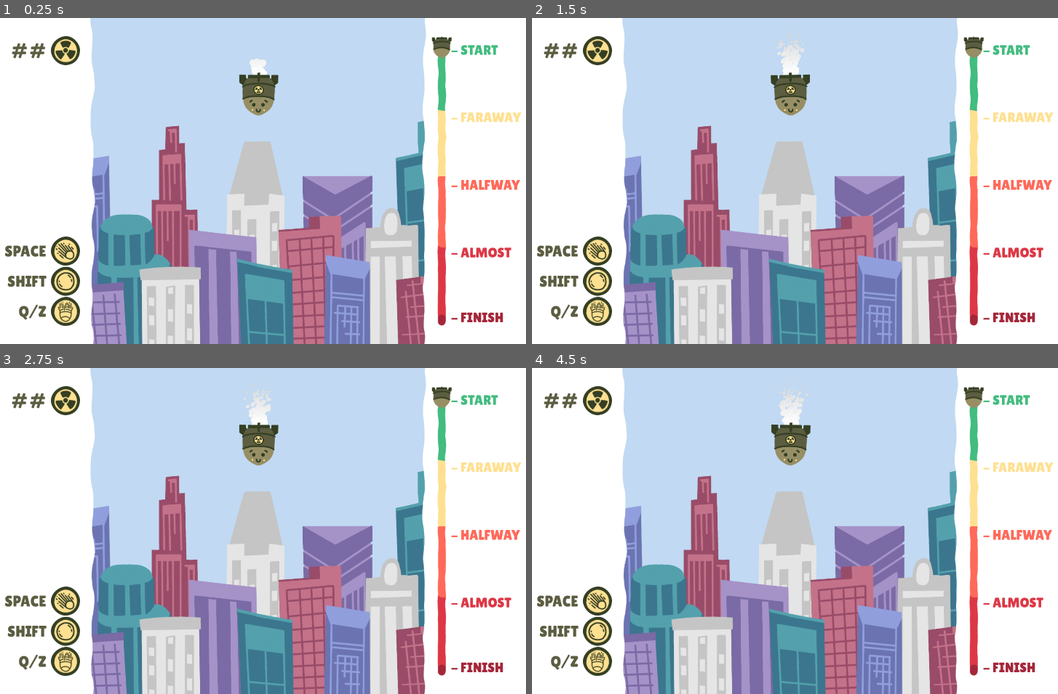
Above: before the commit, frames 1-4 (two rows, left to right).
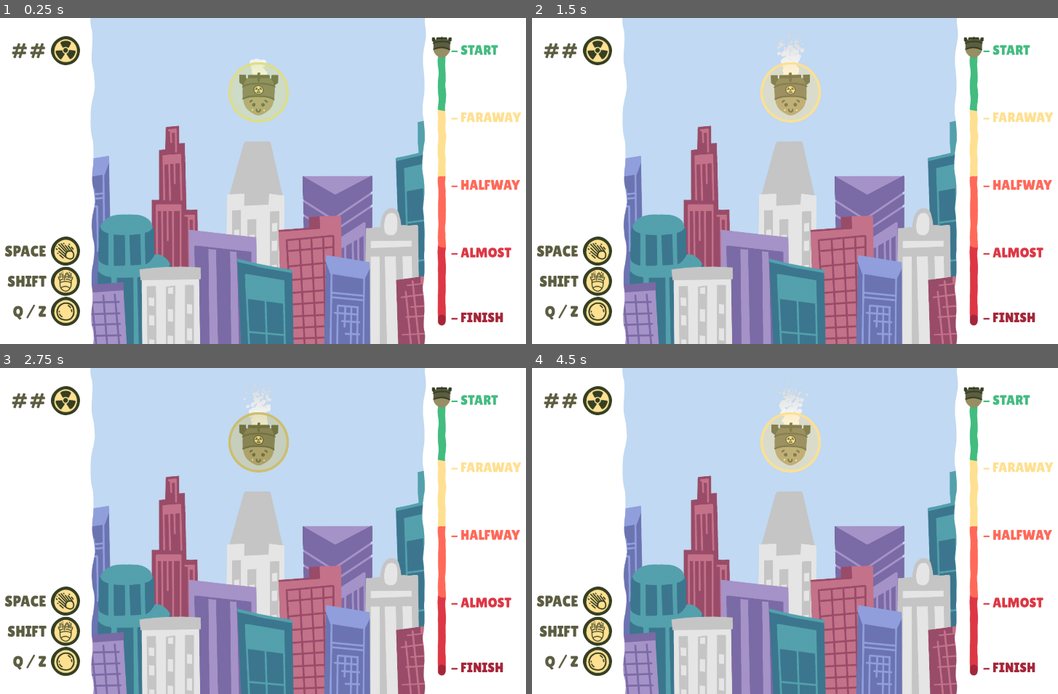
Above: after the commit, the same moments.

Repository: Hangover-Sunshine/DEFCON-JUNIOR
Game: Godot game, scene res://scenes/test/demo_art.tscn
Two runs of this game, one before a commit and one after it. Both use one fixed random seed, a clock stepped at 60 frames per second and the inputs below. This scene is started directly instead of the project's main scene.
Inputs:
- Up to frame 1 (0.25 s): no input
- Up to frame 2 (1.5 s): hold D (right) 0.53-1.28 s; tap Q (shield) at 0.6 s; hold S (down) from 1.28 s (still down); tap Shift (dash) at 1.35 s
- Up to frame 3 (2.75 s): tap Q (shield) at 1.55, 2.3 s; release S (down) at 2.03 s; hold D (right) from 2.03 s (still down); hold Space (fire) from 2.03 s (still down)
- Up to frame 4 (4.5 s): release D (right) at 2.78 s; release Space (fire) at 2.78 s; hold W (up) 2.78-3.53 s; tap Q (shield) at 2.85, 3.6 s; hold A (left) from 3.53 s (still down); tap Shift (dash) at 4.35 s

The runs differ from the first frame. In frame 1, 2.0% of the frame differs, in the area x 2-55%, y 13-94%; in frame 2, 2.1%; in frame 3, 1.9%; in frame 4, 2.1%.
Error in both runs: Invalid access to property or key 'gun_status' on a base object of type 'Nil'. (res://scripts/system/giu_control.gd:13)

Commit message:
push push push

Diff:
--- a/prefabs/art/pc_skeleton.tscn
+++ b/prefabs/art/pc_skeleton.tscn
@@ -10,6 +10,7 @@
 [ext_resource type="Texture2D" uid="uid://dskj1c8u7w667" path="res://assets/particle/Circle2.png" id="7_4hcyb"]
 [ext_resource type="Texture2D" uid="uid://dvg5oc3axuiqe" path="res://assets/particle/Circle1.png" id="8_8el7x"]
 [ext_resource type="Gradient" uid="uid://dyyq3wx5wedew" path="res://assets/graphs/fx_explode_fire.tres" id="8_m3j2v"]
+[ext_resource type="PackedScene" uid="uid://b6sq7xlovcr1b" path="res://prefabs/entities/shield.tscn" id="11_uip6a"]
 
 [sub_resource type="Curve" id="Curve_i316f"]
 _data = [Vector2(0, 1), 0.0, 0.0, 0, 0, Vector2(1, 0), 0.0, 0.0, 0, 0]
@@ -291,6 +292,95 @@
 "Right": SubResource("Animation_q1dtk")
 }
 
+[sub_resource type="Animation" id="Animation_y8vqa"]
+resource_name = "Boost"
+loop_mode = 1
+step = 0.25
+tracks/0/type = "value"
+tracks/0/imported = false
+tracks/0/enabled = true
+tracks/0/path = NodePath("Nuke/Body:rotation")
+tracks/0/interp = 1
+tracks/0/loop_wrap = true
+tracks/0/keys = {
+"times": PackedFloat32Array(0, 0.25, 0.5, 0.75, 1),
+"transitions": PackedFloat32Array(1, 1, 1, 1, 1),
+"update": 0,
+"values": [0.0, 0.0872665, 0.0, -0.0872665, 0.0]
+}
+tracks/1/type = "value"
+tracks/1/imported = false
+tracks/1/enabled = true
+tracks/1/path = NodePath("Nuke:visible")
+tracks/1/interp = 1
+tracks/1/loop_wrap = true
+tracks/1/keys = {
+"times": PackedFloat32Array(0),
+"transitions": PackedFloat32Array(1),
+"update": 1,
+"values": [true]
+}
+tracks/2/type = "value"
+tracks/2/imported = false
+tracks/2/enabled = true
+tracks/2/path = NodePath("Nuke:scale")
+tracks/2/interp = 1
+tracks/2/loop_wrap = true
+tracks/2/keys = {
+"times": PackedFloat32Array(0),
+"transitions": PackedFloat32Array(1),
+"update": 0,
+"values": [Vector2(1, 1)]
+}
+tracks/3/type = "value"
+tracks/3/imported = false
+tracks/3/enabled = true
+tracks/3/path = NodePath("Nuke/Body/Trail:visible")
+tracks/3/interp = 1
+tracks/3/loop_wrap = true
+tracks/3/keys = {
+"times": PackedFloat32Array(0),
+"transitions": PackedFloat32Array(1),
+"update": 1,
+"values": [true]
+}
+tracks/4/type = "value"
+tracks/4/imported = false
+tracks/4/enabled = true
+tracks/4/path = NodePath("Nuke/Body/Trail:color_ramp")
+tracks/4/interp = 1
+tracks/4/loop_wrap = true
+tracks/4/keys = {
+"times": PackedFloat32Array(0),
+"transitions": PackedFloat32Array(1),
+"update": 1,
+"values": [ExtResource("8_m3j2v")]
+}
+tracks/5/type = "value"
+tracks/5/imported = false
+tracks/5/enabled = true
+tracks/5/path = NodePath("Nuke/Body/Outline:visible")
+tracks/5/interp = 1
+tracks/5/loop_wrap = true
+tracks/5/keys = {
+"times": PackedFloat32Array(0),
+"transitions": PackedFloat32Array(1),
+"update": 1,
+"values": [true]
+}
+tracks/6/type = "value"
+tracks/6/imported = false
+tracks/6/enabled = true
+tracks/6/path = NodePath("Nuke/Body/Outline:modulate")
+tracks/6/interp = 1
+tracks/6/loop_wrap = true
+tracks/6/keys = {
+"times": PackedFloat32Array(0, 0.25, 0.5, 0.75, 1),
+"transitions": PackedFloat32Array(1, 1, 1, 1, 1),
+"update": 0,
+"values": [Color(1, 0.878431, 0.568627, 1), Color(1, 0.666667, 0.431373, 1), Color(0.866667, 0.215686, 0.270588, 1), Color(0.247059, 0.121569, 0.235294, 1), Color(1, 0.878431, 0.568627, 1)]
+}
+
 [sub_resource type="Animation" id="Animation_uhe2e"]
 resource_name = "Die"
 step = 0.05
@@ -355,19 +445,21 @@
 "values": [false]
 }
 
-[sub_resource type="Animation" id="Animation_6tv8f"]
-length = 0.001
-tracks/0/type = "value"
-tracks/0/imported = false
-tracks/0/enabled = true
-tracks/0/path = NodePath("Nuke:scale")
-tracks/0/interp = 1
-tracks/0/loop_wrap = true
-tracks/0/keys = {
-"times": PackedFloat32Array(0),
-"transitions": PackedFloat32Array(1),
-"update": 0,
-"values": [Vector2(1, 1)]
+[sub_resource type="Animation" id="Animation_61x5q"]
+resource_name = "Idle"
+length = 2.0
+loop_mode = 1
+tracks/0/type = "value"
+tracks/0/imported = false
+tracks/0/enabled = true
+tracks/0/path = NodePath("Nuke/Body:rotation")
+tracks/0/interp = 1
+tracks/0/loop_wrap = true
+tracks/0/keys = {
+"times": PackedFloat32Array(0, 0.5, 1, 1.5, 2),
+"transitions": PackedFloat32Array(1, 1, 1, 1, 1),
+"update": 0,
+"values": [0.0, 0.0174533, 0.0, -0.0174533, 0.0]
 }
 tracks/1/type = "value"
 tracks/1/imported = false
@@ -384,14 +476,14 @@
 tracks/2/type = "value"
 tracks/2/imported = false
 tracks/2/enabled = true
-tracks/2/path = NodePath("Explosion_Fire:emitting")
+tracks/2/path = NodePath("Nuke:scale")
 tracks/2/interp = 1
 tracks/2/loop_wrap = true
 tracks/2/keys = {
 "times": PackedFloat32Array(0),
 "transitions": PackedFloat32Array(1),
-"update": 1,
-"values": [false]
+"update": 0,
+"values": [Vector2(1, 1)]
 }
 tracks/3/type = "value"
 tracks/3/imported = false
@@ -408,6 +500,81 @@
 tracks/4/type = "value"
 tracks/4/imported = false
 tracks/4/enabled = true
+tracks/4/path = NodePath("Nuke/Body/Trail:color_ramp")
+tracks/4/interp = 1
+tracks/4/loop_wrap = true
+tracks/4/keys = {
+"times": PackedFloat32Array(0),
+"transitions": PackedFloat32Array(1),
+"update": 1,
+"values": [SubResource("Gradient_n5w12")]
+}
+tracks/5/type = "value"
+tracks/5/imported = false
+tracks/5/enabled = true
+tracks/5/path = NodePath("Nuke/Body/Outline:visible")
+tracks/5/interp = 1
+tracks/5/loop_wrap = true
+tracks/5/keys = {
+"times": PackedFloat32Array(0),
+"transitions": PackedFloat32Array(1),
+"update": 1,
+"values": [false]
+}
+
+[sub_resource type="Animation" id="Animation_6tv8f"]
+length = 0.001
+tracks/0/type = "value"
+tracks/0/imported = false
+tracks/0/enabled = true
+tracks/0/path = NodePath("Nuke:scale")
+tracks/0/interp = 1
+tracks/0/loop_wrap = true
+tracks/0/keys = {
+"times": PackedFloat32Array(0),
+"transitions": PackedFloat32Array(1),
+"update": 0,
+"values": [Vector2(1, 1)]
+}
+tracks/1/type = "value"
+tracks/1/imported = false
+tracks/1/enabled = true
+tracks/1/path = NodePath("Nuke:visible")
+tracks/1/interp = 1
+tracks/1/loop_wrap = true
+tracks/1/keys = {
+"times": PackedFloat32Array(0),
+"transitions": PackedFloat32Array(1),
+"update": 1,
+"values": [true]
+}
+tracks/2/type = "value"
+tracks/2/imported = false
+tracks/2/enabled = true
+tracks/2/path = NodePath("Explosion_Fire:emitting")
+tracks/2/interp = 1
+tracks/2/loop_wrap = true
+tracks/2/keys = {
+"times": PackedFloat32Array(0),
+"transitions": PackedFloat32Array(1),
+"update": 1,
+"values": [false]
+}
+tracks/3/type = "value"
+tracks/3/imported = false
+tracks/3/enabled = true
+tracks/3/path = NodePath("Nuke/Body/Trail:visible")
+tracks/3/interp = 1
+tracks/3/loop_wrap = true
+tracks/3/keys = {
+"times": PackedFloat32Array(0),
+"transitions": PackedFloat32Array(1),
+"update": 1,
+"values": [true]
+}
+tracks/4/type = "value"
+tracks/4/imported = false
+tracks/4/enabled = true
 tracks/4/path = NodePath("Nuke/Body:rotation")
 tracks/4/interp = 1
 tracks/4/loop_wrap = true
@@ -452,172 +619,6 @@
 "transitions": PackedFloat32Array(1),
 "update": 0,
 "values": [Color(1, 0.878431, 0.568627, 1)]
-}
-
-[sub_resource type="Animation" id="Animation_61x5q"]
-resource_name = "Idle"
-length = 2.0
-loop_mode = 1
-tracks/0/type = "value"
-tracks/0/imported = false
-tracks/0/enabled = true
-tracks/0/path = NodePath("Nuke/Body:rotation")
-tracks/0/interp = 1
-tracks/0/loop_wrap = true
-tracks/0/keys = {
-"times": PackedFloat32Array(0, 0.5, 1, 1.5, 2),
-"transitions": PackedFloat32Array(1, 1, 1, 1, 1),
-"update": 0,
-"values": [0.0, 0.0174533, 0.0, -0.0174533, 0.0]
-}
-tracks/1/type = "value"
-tracks/1/imported = false
-tracks/1/enabled = true
-tracks/1/path = NodePath("Nuke:visible")
-tracks/1/interp = 1
-tracks/1/loop_wrap = true
-tracks/1/keys = {
-"times": PackedFloat32Array(0),
-"transitions": PackedFloat32Array(1),
-"update": 1,
-"values": [true]
-}
-tracks/2/type = "value"
-tracks/2/imported = false
-tracks/2/enabled = true
-tracks/2/path = NodePath("Nuke:scale")
-tracks/2/interp = 1
-tracks/2/loop_wrap = true
-tracks/2/keys = {
-"times": PackedFloat32Array(0),
-"transitions": PackedFloat32Array(1),
-"update": 0,
-"values": [Vector2(1, 1)]
-}
-tracks/3/type = "value"
-tracks/3/imported = false
-tracks/3/enabled = true
-tracks/3/path = NodePath("Nuke/Body/Trail:visible")
-tracks/3/interp = 1
-tracks/3/loop_wrap = true
-tracks/3/keys = {
-"times": PackedFloat32Array(0),
-"transitions": PackedFloat32Array(1),
-"update": 1,
-"values": [true]
-}
-tracks/4/type = "value"
-tracks/4/imported = false
-tracks/4/enabled = true
-tracks/4/path = NodePath("Nuke/Body/Trail:color_ramp")
-tracks/4/interp = 1
-tracks/4/loop_wrap = true
-tracks/4/keys = {
-"times": PackedFloat32Array(0),
-"transitions": PackedFloat32Array(1),
-"update": 1,
-"values": [SubResource("Gradient_n5w12")]
-}
-tracks/5/type = "value"
-tracks/5/imported = false
-tracks/5/enabled = true
-tracks/5/path = NodePath("Nuke/Body/Outline:visible")
-tracks/5/interp = 1
-tracks/5/loop_wrap = true
-tracks/5/keys = {
-"times": PackedFloat32Array(0),
-"transitions": PackedFloat32Array(1),
-"update": 1,
-"values": [false]
-}
-
-[sub_resource type="Animation" id="Animation_y8vqa"]
-resource_name = "Boost"
-loop_mode = 1
-step = 0.25
-tracks/0/type = "value"
-tracks/0/imported = false
-tracks/0/enabled = true
-tracks/0/path = NodePath("Nuke/Body:rotation")
-tracks/0/interp = 1
-tracks/0/loop_wrap = true
-tracks/0/keys = {
-"times": PackedFloat32Array(0, 0.25, 0.5, 0.75, 1),
-"transitions": PackedFloat32Array(1, 1, 1, 1, 1),
-"update": 0,
-"values": [0.0, 0.0872665, 0.0, -0.0872665, 0.0]
-}
-tracks/1/type = "value"
-tracks/1/imported = false
-tracks/1/enabled = true
-tracks/1/path = NodePath("Nuke:visible")
-tracks/1/interp = 1
-tracks/1/loop_wrap = true
-tracks/1/keys = {
-"times": PackedFloat32Array(0),
-"transitions": PackedFloat32Array(1),
-"update": 1,
-"values": [true]
-}
-tracks/2/type = "value"
-tracks/2/imported = false
-tracks/2/enabled = true
-tracks/2/path = NodePath("Nuke:scale")
-tracks/2/interp = 1
-tracks/2/loop_wrap = true
-tracks/2/keys = {
-"times": PackedFloat32Array(0),
-"transitions": PackedFloat32Array(1),
-"update": 0,
-"values": [Vector2(1, 1)]
-}
-tracks/3/type = "value"
-tracks/3/imported = false
-tracks/3/enabled = true
-tracks/3/path = NodePath("Nuke/Body/Trail:visible")
-tracks/3/interp = 1
-tracks/3/loop_wrap = true
-tracks/3/keys = {
-"times": PackedFloat32Array(0),
-"transitions": PackedFloat32Array(1),
-"update": 1,
-"values": [true]
-}
-tracks/4/type = "value"
-tracks/4/imported = false
-tracks/4/enabled = true
-tracks/4/path = NodePath("Nuke/Body/Trail:color_ramp")
-tracks/4/interp = 1
-tracks/4/loop_wrap = true
-tracks/4/keys = {
-"times": PackedFloat32Array(0),
-"transitions": PackedFloat32Array(1),
-"update": 1,
-"values": [ExtResource("8_m3j2v")]
-}
-tracks/5/type = "value"
-tracks/5/imported = false
-tracks/5/enabled = true
-tracks/5/path = NodePath("Nuke/Body/Outline:visible")
-tracks/5/interp = 1
-tracks/5/loop_wrap = true
-tracks/5/keys = {
-"times": PackedFloat32Array(0),
-"transitions": PackedFloat32Array(1),
-"update": 1,
-"values": [true]
-}
-tracks/6/type = "value"
-tracks/6/imported = false
-tracks/6/enabled = true
-tracks/6/path = NodePath("Nuke/Body/Outline:modulate")
-tracks/6/interp = 1
-tracks/6/loop_wrap = true
-tracks/6/keys = {
-"times": PackedFloat32Array(0, 0.25, 0.5, 0.75, 1),
-"transitions": PackedFloat32Array(1, 1, 1, 1, 1),
-"update": 0,
-"values": [Color(1, 0.878431, 0.568627, 1), Color(1, 0.666667, 0.431373, 1), Color(0.866667, 0.215686, 0.270588, 1), Color(0.247059, 0.121569, 0.235294, 1), Color(1, 0.878431, 0.568627, 1)]
 }
 
 [sub_resource type="AnimationLibrary" id="AnimationLibrary_suqcb"]
@@ -726,4 +727,7 @@
 scale_amount_curve = SubResource("Curve_1a7ie")
 color_ramp = SubResource("Gradient_je38i")
 
+[node name="Shield" parent="." instance=ExtResource("11_uip6a")]
+position = Vector2(0, -6)
+
 [connection signal="timeout" from="FaceTimer" to="." method="_on_face_timer_timeout"]
--- a/prefabs/entities/projectile.tscn
+++ b/prefabs/entities/projectile.tscn
@@ -16,6 +16,34 @@
 
 [sub_resource type="CircleShape2D" id="CircleShape2D_0fhnd"]
 radius = 9.05539
+
+[sub_resource type="Animation" id="Animation_dd6i5"]
+resource_name = "Enemy"
+length = 0.001
+tracks/0/type = "value"
+tracks/0/imported = false
+tracks/0/enabled = true
+tracks/0/path = NodePath("Bullet:modulate")
+tracks/0/interp = 1
+tracks/0/loop_wrap = true
+tracks/0/keys = {
+"times": PackedFloat32Array(0),
+"transitions": PackedFloat32Array(1),
+"update": 0,
+"values": [Color(1, 0.878431, 0.568627, 1)]
+}
+tracks/1/type = "value"
+tracks/1/imported = false
+tracks/1/enabled = true
+tracks/1/path = NodePath("Trail:color_ramp")
+tracks/1/interp = 1
+tracks/1/loop_wrap = true
+tracks/1/keys = {
+"times": PackedFloat32Array(0),
+"transitions": PackedFloat32Array(1),
+"update": 1,
+"values": [ExtResource("4_t3rva")]
+}
 
 [sub_resource type="Animation" id="Animation_ch2qq"]
 resource_name = "PC"
@@ -72,34 +100,6 @@
 "values": [SubResource("Gradient_crenj")]
 }
 
-[sub_resource type="Animation" id="Animation_dd6i5"]
-resource_name = "Enemy"
-length = 0.001
-tracks/0/type = "value"
-tracks/0/imported = false
-tracks/0/enabled = true
-tracks/0/path = NodePath("Bullet:modulate")
-tracks/0/interp = 1
-tracks/0/loop_wrap = true
-tracks/0/keys = {
-"times": PackedFloat32Array(0),
-"transitions": PackedFloat32Array(1),
-"update": 0,
-"values": [Color(1, 0.878431, 0.568627, 1)]
-}
-tracks/1/type = "value"
-tracks/1/imported = false
-tracks/1/enabled = true
-tracks/1/path = NodePath("Trail:color_ramp")
-tracks/1/interp = 1
-tracks/1/loop_wrap = true
-tracks/1/keys = {
-"times": PackedFloat32Array(0),
-"transitions": PackedFloat32Array(1),
-"update": 1,
-"values": [ExtResource("4_t3rva")]
-}
-
 [sub_resource type="AnimationLibrary" id="AnimationLibrary_3np6o"]
 _data = {
 "Enemy": SubResource("Animation_dd6i5"),
--- a/prefabs/systems/giu.tscn
+++ b/prefabs/systems/giu.tscn
@@ -98,57 +98,57 @@
 fill_mode = 5
 texture_progress = ExtResource("4_lthma")
 
-[node name="Bubble_HBox" type="HBoxContainer" parent="GIU_MC/GIU_HBox/Left_MC/Left_VBox/Abilities_VBox"]
-layout_mode = 2
-theme_override_constants/separation = 15
-alignment = 2
-
-[node name="Label" type="Label" parent="GIU_MC/GIU_HBox/Left_MC/Left_VBox/Abilities_VBox/Bubble_HBox"]
+[node name="Boost_HBox" type="HBoxContainer" parent="GIU_MC/GIU_HBox/Left_MC/Left_VBox/Abilities_VBox"]
+layout_mode = 2
+theme_override_constants/separation = 15
+alignment = 2
+
+[node name="Label" type="Label" parent="GIU_MC/GIU_HBox/Left_MC/Left_VBox/Abilities_VBox/Boost_HBox"]
 layout_mode = 2
 theme_override_colors/font_color = Color(0.360784, 0.364706, 0.254902, 1)
 theme_override_fonts/font = ExtResource("1_4ac6w")
 theme_override_font_sizes/font_size = 50
 text = "SHIFT"
 
-[node name="Bubble_Ability" type="TextureRect" parent="GIU_MC/GIU_HBox/Left_MC/Left_VBox/Abilities_VBox/Bubble_HBox"]
-layout_mode = 2
-texture = ExtResource("5_1ud2e")
-stretch_mode = 2
-
-[node name="Bubble_Cooldown" type="TextureProgressBar" parent="GIU_MC/GIU_HBox/Left_MC/Left_VBox/Abilities_VBox/Bubble_HBox/Bubble_Ability"]
+[node name="Boost_Ability" type="TextureRect" parent="GIU_MC/GIU_HBox/Left_MC/Left_VBox/Abilities_VBox/Boost_HBox"]
+layout_mode = 2
+texture = ExtResource("6_2viho")
+stretch_mode = 2
+
+[node name="Boost_Cooldown" type="TextureProgressBar" parent="GIU_MC/GIU_HBox/Left_MC/Left_VBox/Abilities_VBox/Boost_HBox/Boost_Ability"]
 z_index = 1
 layout_mode = 0
 offset_right = 96.0
 offset_bottom = 96.0
 step = 0.01
 fill_mode = 5
-texture_progress = ExtResource("6_a3115")
-
-[node name="Boost_HBox" type="HBoxContainer" parent="GIU_MC/GIU_HBox/Left_MC/Left_VBox/Abilities_VBox"]
-layout_mode = 2
-theme_override_constants/separation = 15
-alignment = 2
-
-[node name="Label" type="Label" parent="GIU_MC/GIU_HBox/Left_MC/Left_VBox/Abilities_VBox/Boost_HBox"]
+texture_progress = ExtResource("8_pojcs")
+
+[node name="Bubble_HBox" type="HBoxContainer" parent="GIU_MC/GIU_HBox/Left_MC/Left_VBox/Abilities_VBox"]
+layout_mode = 2
+theme_override_constants/separation = 15
+alignment = 2
+
+[node name="Label" type="Label" parent="GIU_MC/GIU_HBox/Left_MC/Left_VBox/Abilities_VBox/Bubble_HBox"]
 layout_mode = 2
 theme_override_colors/font_color = Color(0.360784, 0.364706, 0.254902, 1)
 theme_override_fonts/font = ExtResource("1_4ac6w")
 theme_override_font_sizes/font_size = 50
-text = "Q/Z"
-
-[node name="Boost_Ability" type="TextureRect" parent="GIU_MC/GIU_HBox/Left_MC/Left_VBox/Abilities_VBox/Boost_HBox"]
-layout_mode = 2
-texture = ExtResource("6_2viho")
-stretch_mode = 2
-
-[node name="Boost_Cooldown" type="TextureProgressBar" parent="GIU_MC/GIU_HBox/Left_MC/Left_VBox/Abilities_VBox/Boost_HBox/Boost_Ability"]
+text = "Q / Z"
+
+[node name="Bubble_Ability" type="TextureRect" parent="GIU_MC/GIU_HBox/Left_MC/Left_VBox/Abilities_VBox/Bubble_HBox"]
+layout_mode = 2
+texture = ExtResource("5_1ud2e")
+stretch_mode = 2
+
+[node name="Bubble_Cooldown" type="TextureProgressBar" parent="GIU_MC/GIU_HBox/Left_MC/Left_VBox/Abilities_VBox/Bubble_HBox/Bubble_Ability"]
 z_index = 1
 layout_mode = 0
 offset_right = 96.0
 offset_bottom = 96.0
 step = 0.01
 fill_mode = 5
-texture_progress = ExtResource("8_pojcs")
+texture_progress = ExtResource("6_a3115")
 
 [node name="Game_MC" type="MarginContainer" parent="GIU_MC/GIU_HBox"]
 custom_minimum_size = Vector2(1080, 1080)
--- a/project.godot
+++ b/project.godot
@@ -30,7 +30,6 @@
 
 window/size/viewport_width=1920
 window/size/viewport_height=1080
-window/size/mode=2
 
 [dotnet]
 
--- /dev/null
+++ b/scenes/menus/menu_cutscene.tscn
@@ -0,0 +1,65 @@
+[gd_scene load_steps=2 format=3 uid="uid://dmcbxot4aapuw"]
+
+[ext_resource type="Texture2D" uid="uid://dvg5oc3axuiqe" path="res://assets/particle/Circle1.png" id="1_domes"]
+
+[node name="MenuCutscene" type="Control"]
+custom_minimum_size = Vector2(1920, 1080)
+layout_mode = 3
+anchors_preset = 15
+anchor_right = 1.0
+anchor_bottom = 1.0
+grow_horizontal = 2
+grow_vertical = 2
+
+[node name="ColorRect" type="ColorRect" parent="."]
+custom_minimum_size = Vector2(1920, 1080)
+layout_mode = 0
+offset_right = 40.0
+offset_bottom = 40.0
+color = Color(0, 0, 0, 1)
+
+[node name="CPUParticles2D" type="CPUParticles2D" parent="."]
+position = Vector2(956, -74)
+amount = 100
+lifetime = 12.5
+preprocess = 12.5
+texture = ExtResource("1_domes")
+emission_shape = 3
+emission_rect_extents = Vector2(1080, 0)
+gravity = Vector2(0, 20)
+angular_velocity_min = 50.0
+angular_velocity_max = 50.0
+angle_min = -90.0
+angle_max = 90.0
+scale_amount_min = 0.5
+scale_amount_max = 1.25
+color = Color(0.0313726, 0.0313726, 0.0313726, 1)
+
+[node name="CPUParticles2D3" type="CPUParticles2D" parent="."]
+position = Vector2(956, -74)
+amount = 100
+lifetime = 12.5
+preprocess = 12.5
+texture = ExtResource("1_domes")
+emission_shape = 3
+emission_rect_extents = Vector2(1080, 0)
+gravity = Vector2(0, 20)
+angular_velocity_min = 50.0
+angular_velocity_max = 50.0
+angle_min = -90.0
+angle_max = 90.0
+scale_amount_min = 0.5
+scale_amount_max = 1.25
+color = Color(0.0156863, 0.0156863, 0.0156863, 1)
+
+[node name="CPUParticles2D2" type="CPUParticles2D" parent="."]
+position = Vector2(956, -74)
+amount = 100
+lifetime = 12.5
+preprocess = 12.5
+texture = ExtResource("1_domes")
+emission_shape = 3
+emission_rect_extents = Vector2(1080, 0)
+gravity = Vector2(0, 20)
+scale_amount_min = 0.5
+color = Color(0.00784314, 0.00784314, 0.00784314, 1)
Binary file changed: assets/ui/cards/Card_Boost.png
Binary file changed: assets/ui/cards/Card_Bubble.png
Not shown: 1 places in prefabs/art/pc_skeleton.tscn that only renumber resources
Not shown: 3 places in scenes/menus/temp_menu_win.tscn that only renumber resources
